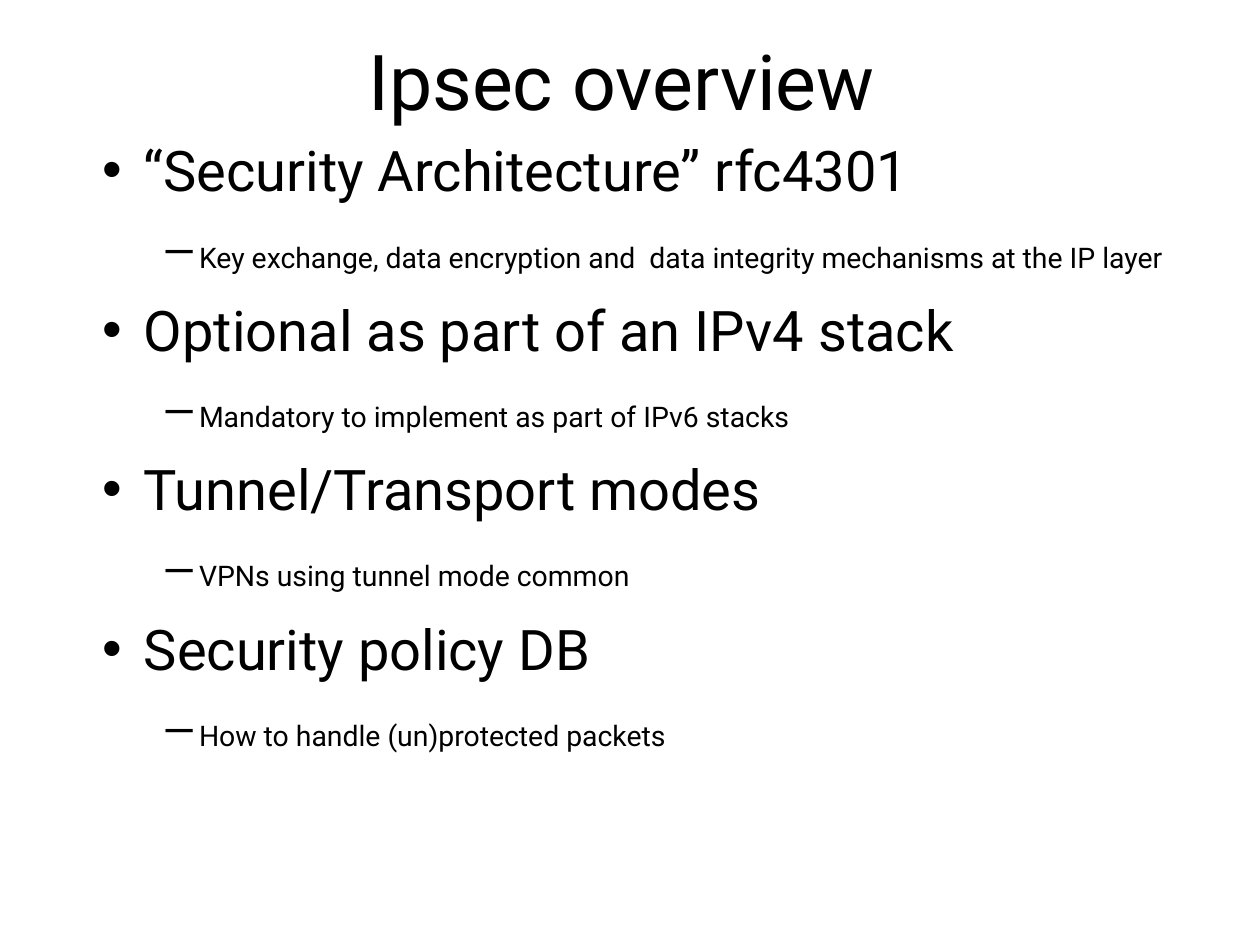
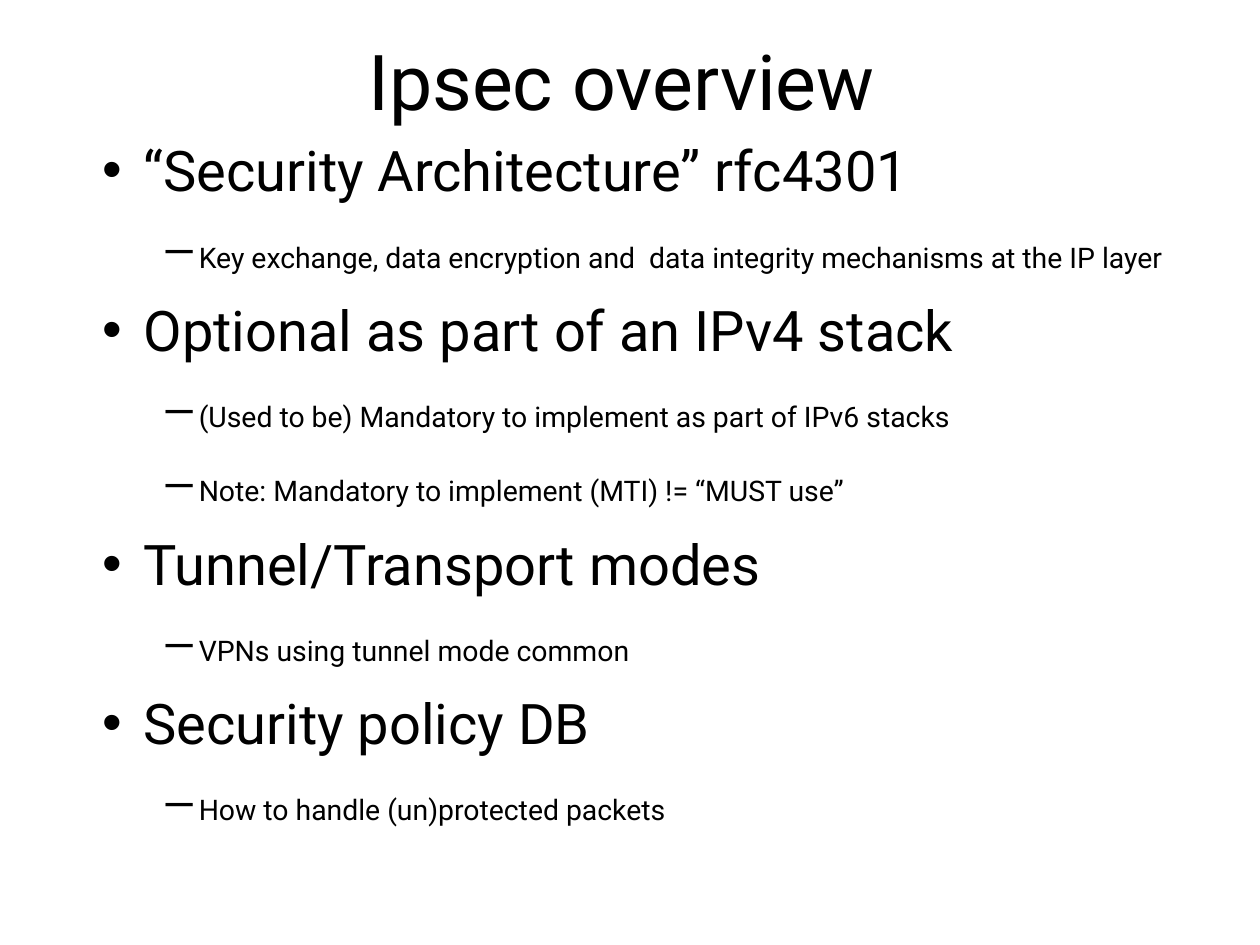
Before and after one commit to sftcd/cs7053, a slide deck: slide 68 of 2016lectures/06-protocols.ppt. Drawn at 1260x945 pixels with LibreOffice and Linux fonts; fonts in the diff are those of the drawing. Boxes give left, top, right and bottom in pixels: in the first picture for what was removed or moved away, otherwise in the second. Text is boxed around its words. In the diff, an @@ line names an element or a change of style, - is before the commit and + after.

```diff
--- a/2016lectures/06-protocols.ppt
+++ b/2016lectures/06-protocols.ppt
@@ text at (144,148,1162,827): indent changed @@
@@ text at (199,404,949,508): text changed @@
-  – Mandatory to implement as part of IPv6 stacks
+  – (Used to be) Mandatory to implement as part of IPv6 stacks
+  – Note: Mandatory to implement (MTI) != “MUST use”
```
Also in this commit, not shown: 47 other slides changed, 7 other files.
